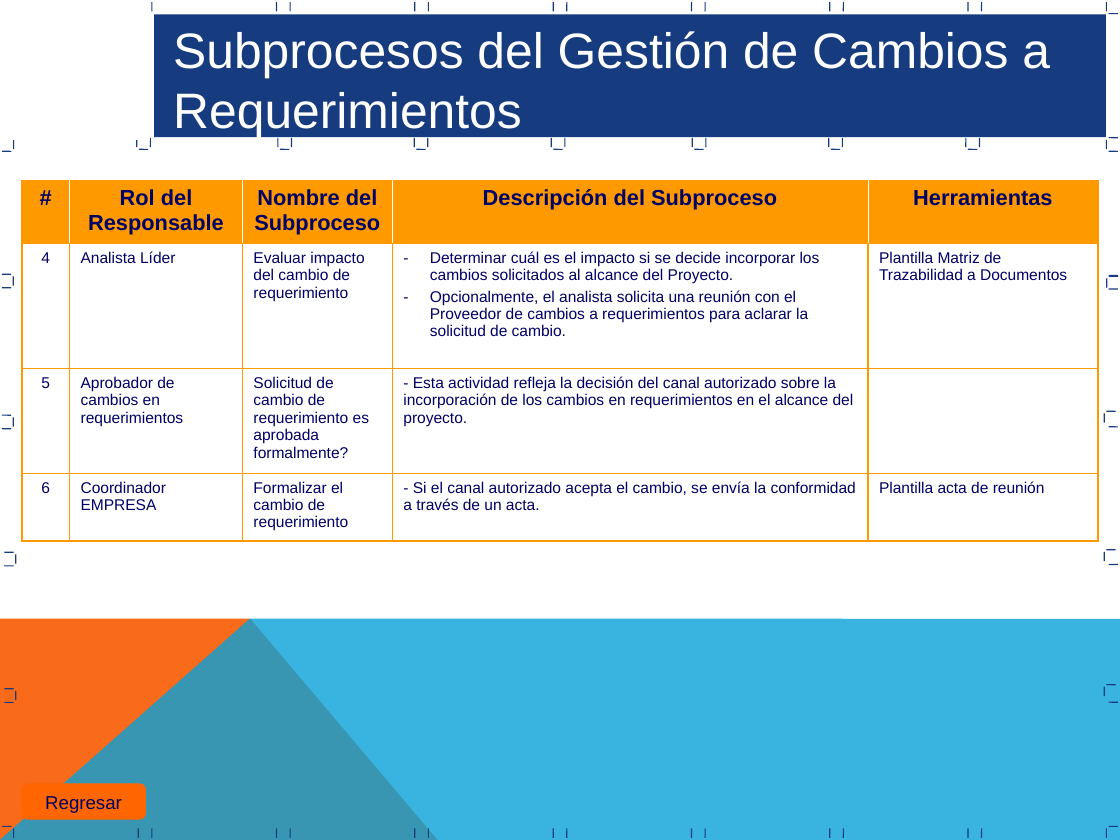
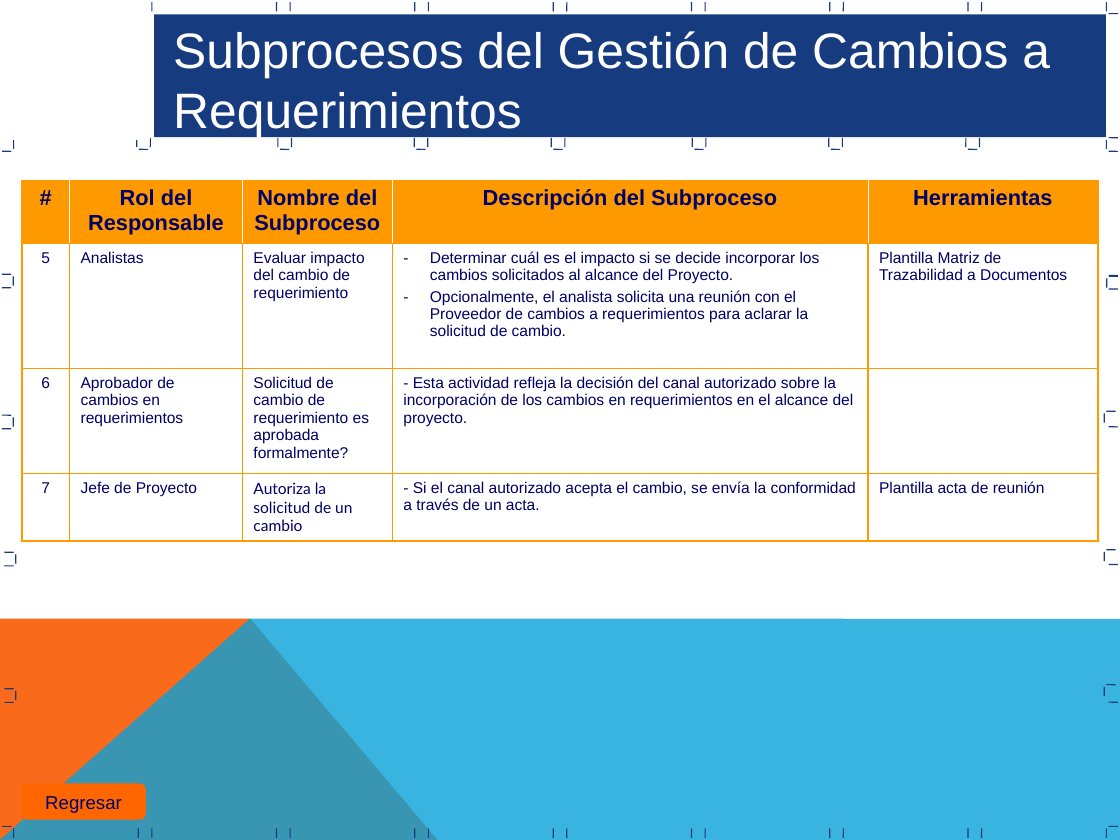
Before and after one commit to JMitac/Calculadora, a slide deck: slide 16 of Area de Proceso REQM/Proceso Gestion Requerimientos REQM.ppt. Drawn at 1120x840 pixels with LibreOffice and Linux fonts; fonts in the diff are those of the drawing. Boxes give left, top, right and bottom in pixels: in the first picture for what was removed or moved away, otherwise in the second. Text is boxed around its words. In the diff, an @@ line names an element or a change of style, - is before the commit and + after.

```diff
--- a/Area de Proceso REQM/Proceso Gestion Requerimientos REQM.ppt
+++ b/Area de Proceso REQM/Proceso Gestion Requerimientos REQM.ppt
@@ table at (22,180,1099,541) @@
-row 2, column 1: 4
+row 2, column 1: 5
-row 2, column 2: Analista Líder
+row 2, column 2: Analistas
-row 3, column 1: 5
+row 3, column 1: 6
-row 4: 6 | Coordinador EMPRESA | Formalizar el cambio de requerimiento | - Si el canal autorizado acepta el cambio, se envía la conformidad a través de un acta. | Plantilla acta de reunión
+row 4: 7 | Jefe de Proyecto | Autoriza la solicitud de un cambio | - Si el canal autorizado acepta el cambio, se envía la conformidad a través de un acta. | Plantilla acta de reunión
```
Also in this commit, not shown: 6 other slides changed.
